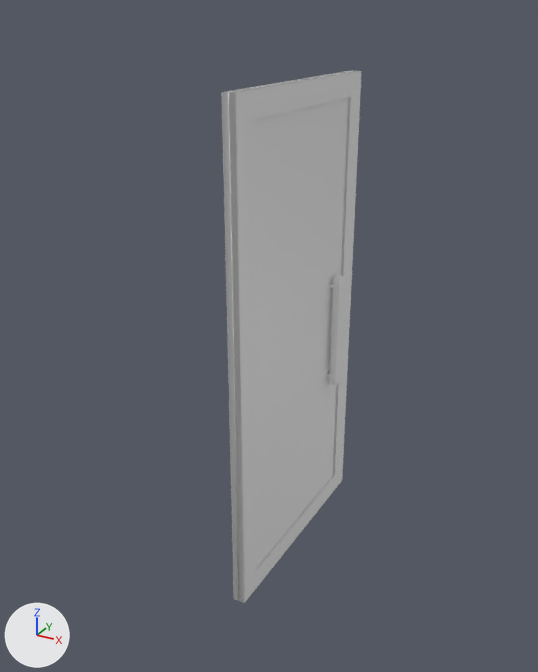
What one commit did to the FBX model Assets/Arts/Models/317 앞문.fbx.
Before and after are seen from a 50 mm lens placed at (-5.11, -9.25, 3.7), pointed at (-7.19, -5.47, 1.8). Lighting does not change. The marker at lower left points along +X, +Y and +Z.

The older version as bpy lines, for what is in view:
```python
me_cube_010 = bpy.data.meshes.new('Cube.010')
me_cube_010.from_pydata(...)  # 476 vertices, 467 faces; spans x -301.0..309.0, y 0.0..258.0, z -22.0..0.0
# faces by material slot: [8, 459]
me_cube_010.materials.append(mat_glaases)  # white #e7e7e7
me_cube_010.materials.append(mat_black_metal)  # its picture is missing
ob_왼쪽_문 = bpy.data.objects.new('왼쪽 문', me_cube_010)
ob_왼쪽_문.location = (-7.118, -6.014, 0.124)
ob_왼쪽_문.rotation_euler = (1.571, 0.0, 0.0)  # degrees (90, 0, 0)
ob_왼쪽_문.scale = (0.00031, 0.0124, 0.0712)
```
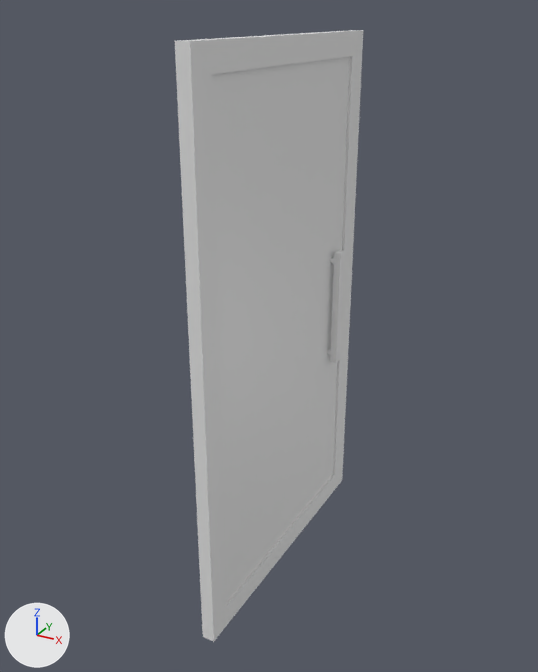
What differs and where, as boxes (x1, y1, x2, y2) in the pictures (538 x 672 px; the box of a moved part takes in the faces that stretch with it):
```json
{"object": "왼쪽 문", "change": "reshaped, moved, rescaled", "before": [221, 71, 362, 603], "after": [175, 30, 363, 642], "on screen": "33% wider, 15% taller"}
{"part": 1, "of": "me_cube_010", "change": "moved or reshaped", "before": [326, 275, 343, 385], "after": [327, 250, 344, 363]}
{"part": 2, "of": "me_cube_010", "change": "moved or reshaped", "before": [221, 71, 362, 603], "after": [175, 30, 363, 642]}
```

Scene script edits in JSON lines:
```json
{"block": "me_cube_010", "where": "# used by ob_왼쪽_문; location = (-7.118, -6.014, 0.124); rotation_euler = (1.571, 0.0, 0.0), in degrees (90, 0, 0); scale = (0.00031, 0.0124, 0.0712)"}
{"op": "remove", "block": "me_cube_010", "code": "me_cube_010.from_pydata(...)  # 476 vertices, 467 faces; spans x -301.0..309.0, y 0.0..258.0, z -22.0..0.0"}
{"op": "add", "block": "me_cube_010", "code": "me_cube_010.from_pydata(...)  # 476 vertices, 467 faces; spans x -9.0..10.0, y 0.0..344.0, z -196.0..0.0"}
{"block": "me_cube_010", "change": "me_cube_010 part 1: the loose piece of 416 vertices spanning x -301.0..309.0, y 85.0..151.0, z -18.0..-17.0 is scaled about its middle by (0.031, 1.24, 7.12), then moved by (-4.0, 47.0, -146.0)"}
{"block": "me_cube_010", "change": "me_cube_010 part 2: 60 of 476 vertices moved; they spanned x -132.0..132.0, y 0.0..258.0, z -22.0..0.0 and now span x -4.0..4.0, y 0.0..344.0, z -196.0..0.0; mean shift (0.0, 32.0, -87.0); largest move (-132.0, 258.0, -22.0) -> (-4.0, 344.0, -196.0)"}
{"op": "set", "path": "ob_왼쪽_문.location", "old": "(-7.118, -6.014, 0.124)", "new": "(-7.118, -6.385, 0.124)"}
{"op": "set", "path": "ob_왼쪽_문.scale", "old": "(0.00031, 0.0124, 0.0712)", "new": "(0.01, 0.01, 0.01)"}
```
